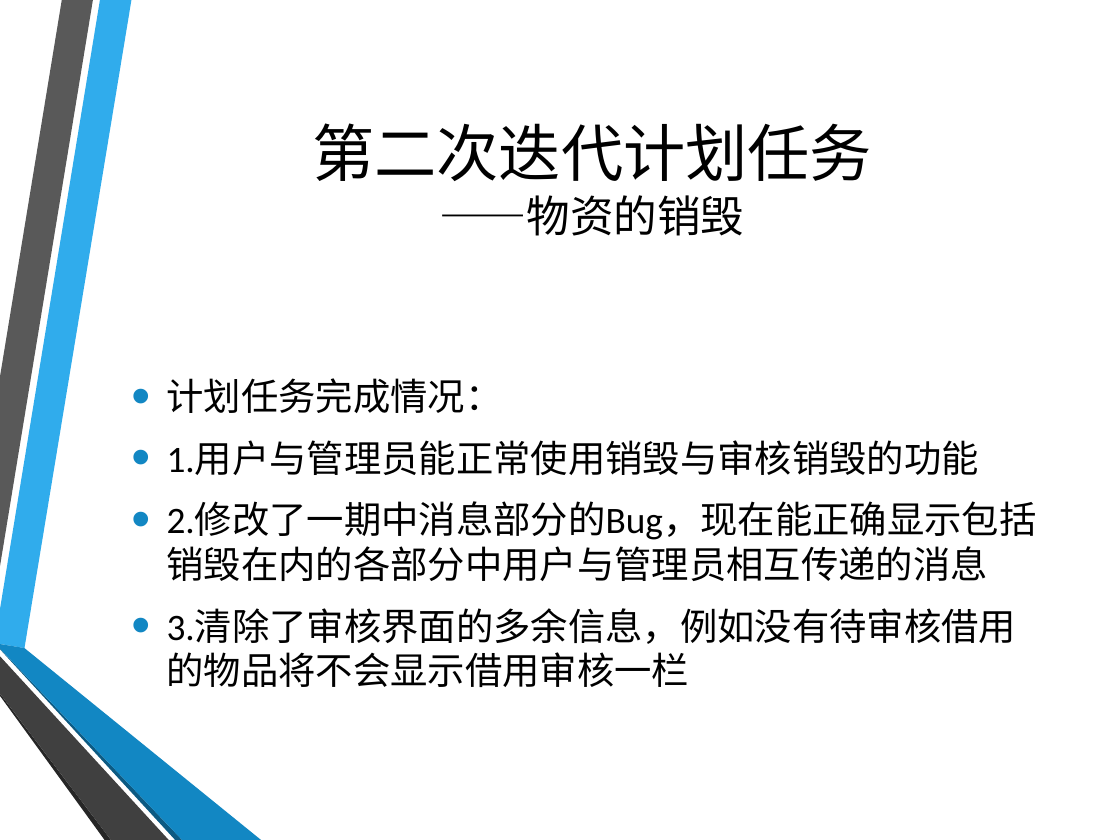
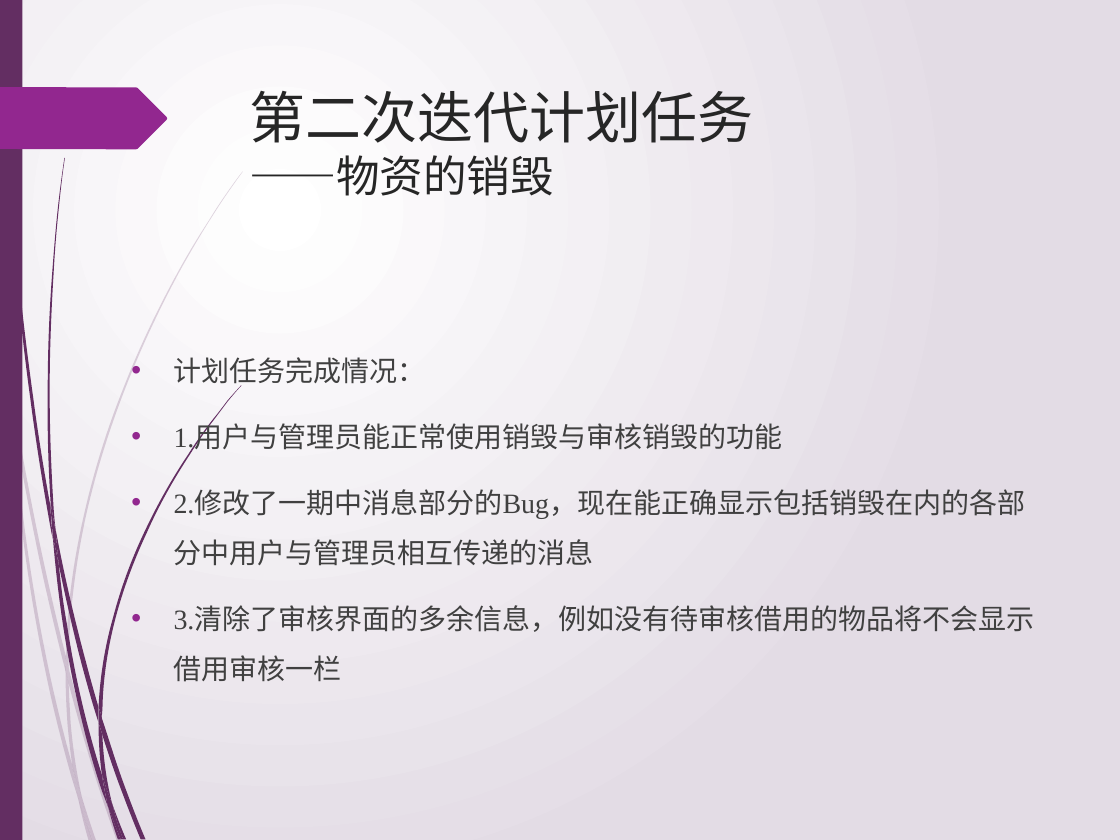
Before and after one commit to jiguanglizipao/LSMS, a slide deck: slide 3 of ppt_of_sprint/sprint2.pptx. Drawn at 1120x840 pixels with LibreOffice and Linux fonts; fonts in the diff are those of the drawing; background and template pictures are left out. Boxes give left, top, right and bottom in pixels: in the first picture for what was removed or moved away, otherwise in the second. Text is boxed around its words. In the diff, an @@ line names an element or a change of style, - is before the commit and + after.

```diff
--- a/ppt_of_sprint/sprint2.pptx
+++ b/ppt_of_sprint/sprint2.pptx
@@ background picture (left out) to gradient #FFFFFF to #E4DDE6 @@
@@ rectangle added at box(0, 0, 22, 840), fill #632E62 @@
@@ freeform shape: place and size @@
-freeform shape at box(0, 0, 93, 567)
+freeform shape at box(2, 0, 53, 539)
@@ freeform shape at box(2, 0, 53, 539): fill #595959 to #632E62 @@
@@ freeform shape added at box(0, 87, 167, 150), fill #92278F @@
@@ title "第二次迭代计划任务 ——物资的销毁": place and size @@
-title "第二次迭代计划任务 ——物资的销毁" at box(312, 123, 871, 236)
+title "第二次迭代计划任务 ——物资的销毁" at box(249, 91, 753, 196)
@@ title "第二次迭代计划任务 ——物资的销毁" at box(249, 91, 753, 196): size 40 to 36 pt in "第二次迭代计划任务"; font Calibri to Times New Roman, text colour #000000 to #262626; alignment centre to left; vertical alignment middle to top @@
@@ freeform shape: place and size @@
-freeform shape at box(0, 0, 131, 648)
+freeform shape at box(47, 158, 65, 529)
@@ freeform shape at box(47, 158, 65, 529): fill #30ACEC to #632E62 @@
@@ text "计划任务完成情况：" at box(174, 357, 1035, 682): size 24 to 18 pt, font Calibri to Times New Roman, text colour #000000 to #404040; indent changed; line spacing 1 to 1.5; bullet colour #1287C3 to #92278F; vertical alignment middle to top @@
@@ freeform shape removed at box(0, 648, 183, 840) @@
@@ freeform shape removed at box(0, 644, 261, 840) @@
@@ freeform shape: place and size @@
-freeform shape at box(0, 693, 111, 840)
+freeform shape at box(65, 671, 81, 796)
@@ freeform shape at box(65, 671, 81, 796): fill #262626 to #632E62 at 20% opacity @@
@@ freeform shape: place and size @@
-freeform shape at box(0, 656, 169, 840)
+freeform shape at box(68, 668, 120, 840)
@@ freeform shape at box(68, 668, 120, 840): fill #404040 to #632E62 at 20% opacity @@
@@ group added at box(0, 171, 243, 840): 8 freeform shapes @@
@@ group added at box(50, 385, 242, 840): 10 freeform shapes @@
```
Also in this commit, not shown: 3 other slides changed, 2 other files.
